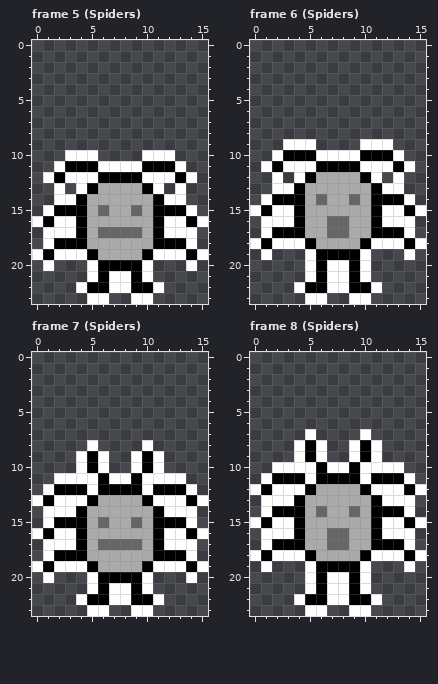
Pixel-art file: assets/towers.aseprite. The first picture shows the starting point.
16x24 pixels, 22 frames. Shown: frame 5 (Spiders), frame 6 (Spiders), frame 7 (Spiders), frame 8 (Spiders). The commit also changed other frames, which this record leaves out.
And afterwards:
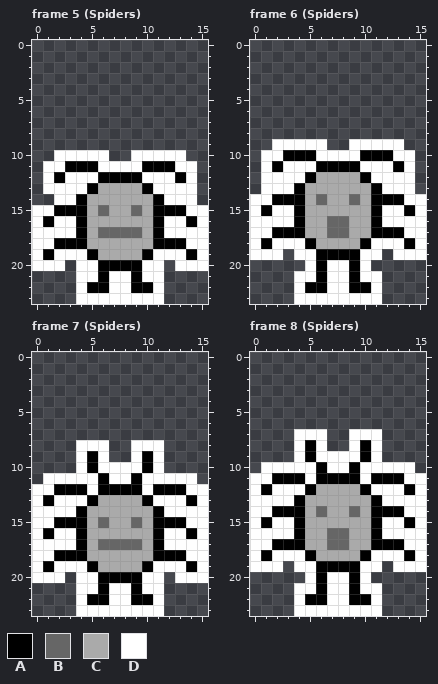
Palette (. is transparent): A #000000  B #666666  C #aaaaaa  D #ffffff
From the commit log: [towers] change outline shape
From old to new:
Frame 5 (Spiders):
y 10: x 2 . -> D; x 6 . -> D; x 9 . -> D; x 13 . -> D
y 11: x 1 . -> D; x 14 . -> D
y 13: x 1 . -> D; x 3 . -> D; x 12 . -> D; x 14 . -> D
y 14: x 14 . -> D
y 15: x 0 . -> D; x 15 . -> D
y 17..18: x 0 . -> D; x 15 . -> D
y 20: x 0 . -> D; x 2 . -> D; x 4 . -> D; x 11 . -> D; x 13 . -> D; x 15 . -> D
y 21: x 4 . -> D; x 11 . -> D
y 23: x 4 . -> D; x 7..8 .. -> DD; x 11 . -> D
Frame 6 (Spiders):
y 9: x 2 . -> D; x 6 . -> D; x 9 . -> D; x 13 . -> D
y 10: x 1 . -> D; x 14 . -> D
y 12: x 1 . -> D; x 3 . -> D; x 12 . -> D; x 14 . -> D
y 13: x 1 . -> D; x 14 . -> D
y 14: x 0 . -> D; x 15 . -> D
y 16..17: x 0 . -> D; x 15 . -> D
y 19: x 0 . -> D; x 2 . -> D; x 4 . -> D; x 11 . -> D; x 13 . -> D; x 15 . -> D
y 21: x 4 . -> D; x 11 . -> D
y 23: x 4 . -> D; x 7..8 .. -> DD; x 11 . -> D
Frame 7 (Spiders):
y 8: x 4 . -> D; x 6 . -> D; x 9 . -> D; x 11 . -> D
y 10: x 7..8 .. -> DD
y 11: x 1 . -> D; x 14 . -> D
y 12: x 0 . -> D; x 15 . -> D
y 14..15: x 0 . -> D; x 15 . -> D
y 17..18: x 0 . -> D; x 15 . -> D
y 20: x 0 . -> D; x 2 . -> D; x 4 . -> D; x 11 . -> D; x 13 . -> D; x 15 . -> D
y 21: x 4 . -> D; x 11 . -> D
y 23: x 4 . -> D; x 7..8 .. -> DD; x 11 . -> D
Frame 8 (Spiders):
y 7: x 4 . -> D; x 6 . -> D; x 9 . -> D; x 11 . -> D
y 9: x 7..8 .. -> DD
y 10: x 1 . -> D; x 14 . -> D
y 11: x 0 . -> D; x 15 . -> D
y 13..14: x 0 . -> D; x 15 . -> D
y 16..17: x 0 . -> D; x 15 . -> D
y 19: x 0 . -> D; x 2 . -> D; x 4 . -> D; x 11 . -> D; x 13 . -> D; x 15 . -> D
y 21: x 4 . -> D; x 11 . -> D
y 23: x 4 . -> D; x 7..8 .. -> DD; x 11 . -> D
Changed places in both pictures, as pixel boxes (x1, y1, x2, y2):
added: (32, 150, 208, 304)
added: (250, 139, 426, 304)
added: (32, 440, 208, 616)
added: (250, 429, 426, 616)
